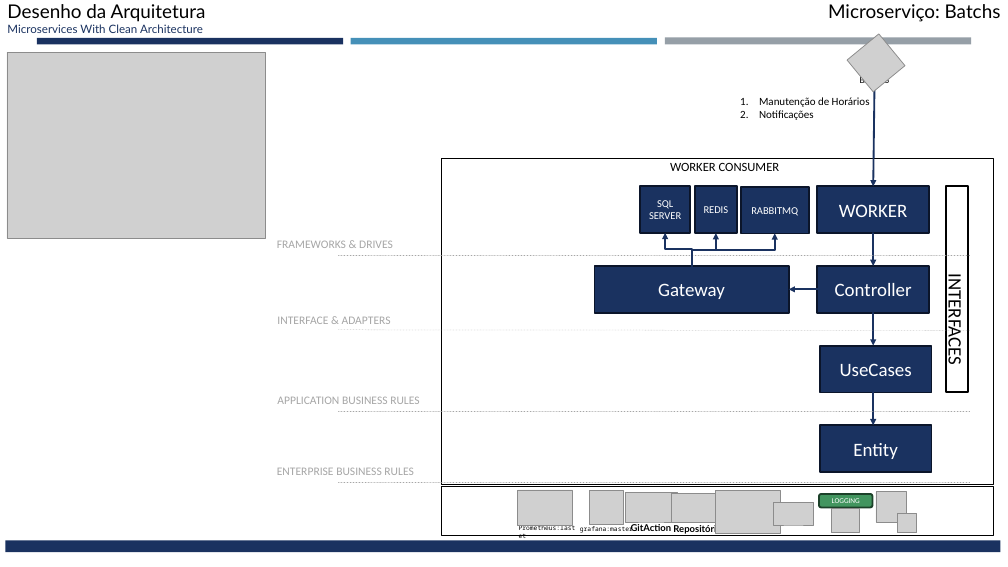
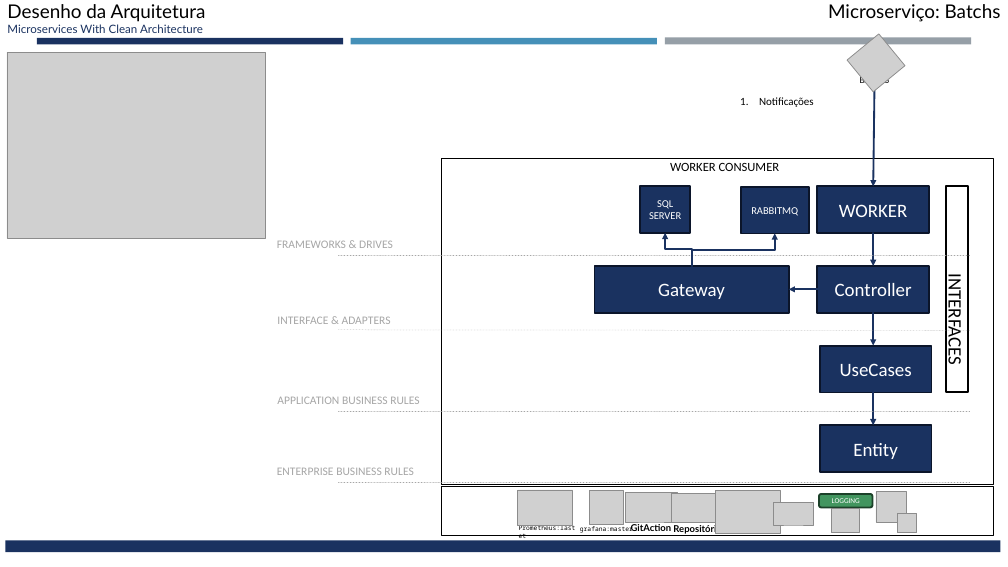
Before and after one commit to codes-and-technology/medico, a slide deck: slide 21 of docs/Desenho da Solução Hackathon - Fase 5 v3.pptx (slide 22 before the commit). Drawn at 1008x567 pixels with LibreOffice and Linux fonts; fonts in the diff are those of the drawing; grey boxes stand for pictures. Boxes give left, top, right and bottom in pixels: in the first picture for what was removed or moved away, otherwise in the second. Text is boxed around its words. In the diff, an @@ line names an element or a change of style, - is before the commit and + after.

```diff
--- a/docs/Desenho da Solução Hackathon - Fase 5 v3.pptx
+++ b/docs/Desenho da Solução Hackathon - Fase 5 v3.pptx
@@ text at (759, 97, 870, 107): paragraph removed @@
-1. Manutenção de Horários
@@ rectangle removed at (695, 186, 737, 233) @@
-REDIS
@@ elbow arrow removed from (692, 266) to (716, 233) @@
```
Also in this commit, not shown: 16 other slides changed, 2 slides added, 2 slides removed.
